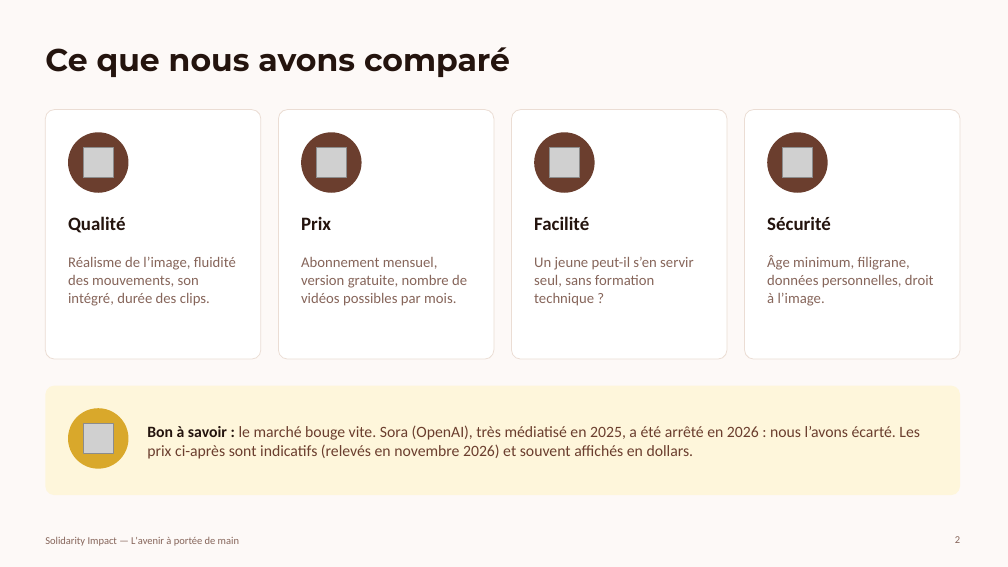
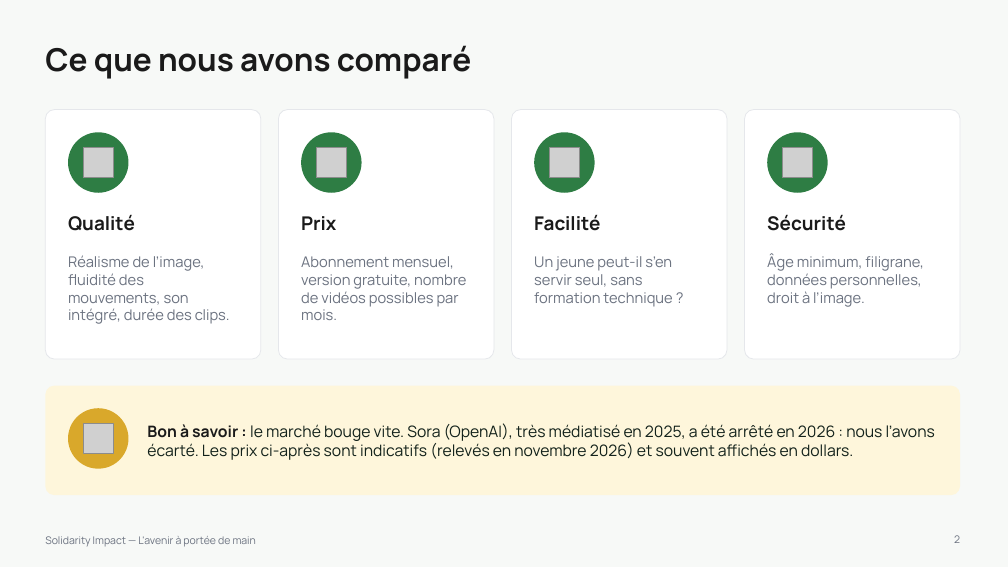
Before and after one commit to Sontsa1998/solidarity-impact, a slide deck: slide 2 of presentations/Benchmark_IA_video.pptx. Drawn at 1008x567 pixels with LibreOffice and Linux fonts; fonts in the diff are those of the drawing; grey boxes stand for pictures; background and template pictures are left out. Boxes give left, top, right and bottom in pixels: in the first picture for what was removed or moved away, otherwise in the second. Text is boxed around its words. In the diff, an @@ line names an element or a change of style, - is before the commit and + after.

```diff
--- a/presentations/Benchmark_IA_video.pptx
+++ b/presentations/Benchmark_IA_video.pptx
@@ background #FDF9F7 to #F7F9F7 @@
@@ title "Ce que nous avons comparé" at (x1=45, y1=45, x2=471, y2=79): font Montserrat to Manrope, text colour #24140E to #1A1A1A @@
@@ outline #EBDDD4 0.75 pt to #E5E7EB 0.75 pt in 4 elements at (x1=45, y1=110, x2=261, y2=359), (x1=278, y1=110, x2=494, y2=359), (x1=512, y1=110, x2=727, y2=359), (x1=745, y1=110, x2=960, y2=359) @@
@@ fill #6B3E2E to #2E7D44 in 4 elements at (x1=68, y1=132, x2=129, y2=193), (x1=301, y1=132, x2=361, y2=193), (x1=535, y1=132, x2=595, y2=193), (x1=768, y1=132, x2=828, y2=193) @@
@@ font Calibri to Manrope, text colour #24140E to #1A1A1A in 4 elements at (x1=68, y1=215, x2=135, y2=231), (x1=301, y1=216, x2=336, y2=230), (x1=534, y1=215, x2=600, y2=231), (x1=767, y1=215, x2=846, y2=231) @@
@@ text "Bon à savoir : le ..." at (x1=147, y1=423, x2=935, y2=460): font Calibri to Manrope, text colour #6B3E2E to #12211A; text colour #24140E to #1A1A1A in "Bon à savoir :" @@
@@ font Calibri to Manrope, text colour #86655A to #6B7280 in 6 elements at (x1=68, y1=255, x2=230, y2=324), (x1=301, y1=256, x2=466, y2=320), (x1=534, y1=256, x2=672, y2=307), (x1=767, y1=254, x2=924, y2=307), (x1=954, y1=535, x2=960, y2=543), (x1=45, y1=536, x2=256, y2=547) @@
```
Also in this commit, not shown: 6 other slides changed, 1 other file.
